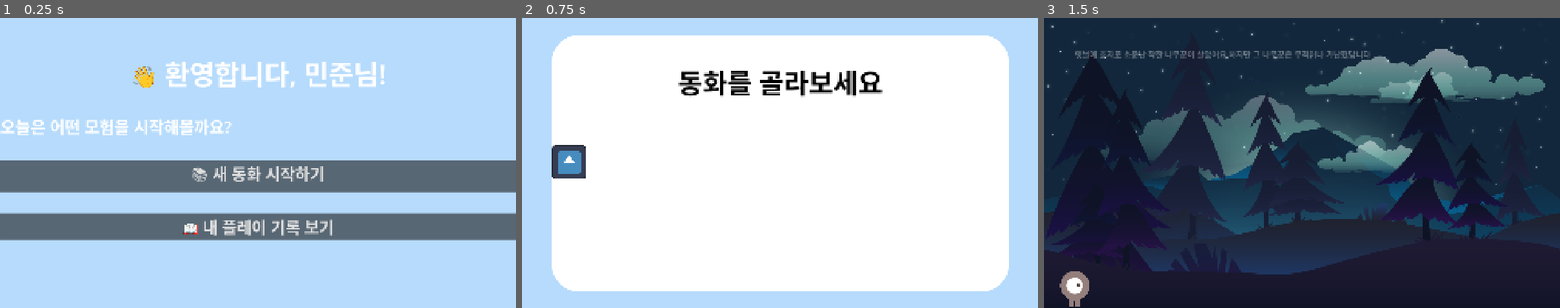
Above: before the commit, frames 1-3 (left to right).
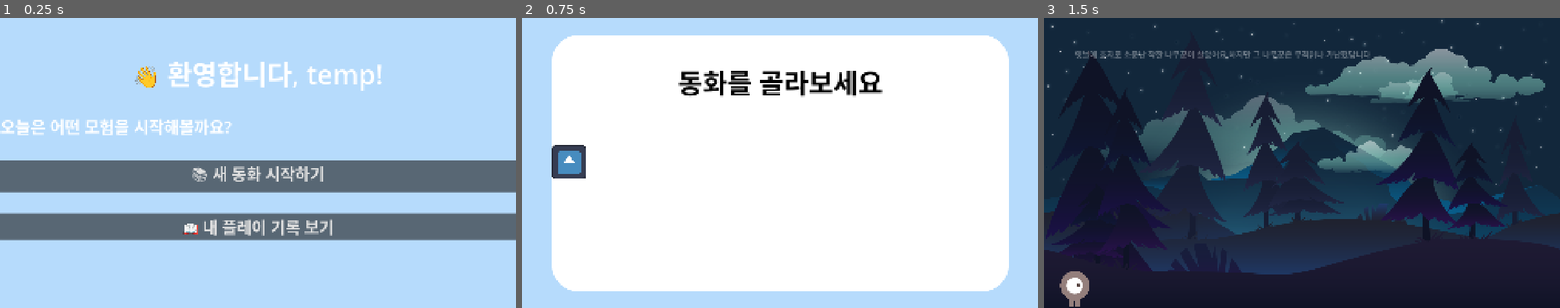
Above: after the commit, the same moments.

Repository: ParkSoeon/EyeTrackingReadingAssistance
Game: Godot game, scene res://scenes/main.tscn
Same seed, same stepped clock (60 frames per second), same inputs: the game is played once before the commit and once after it. This scene is started directly instead of the project's main scene. The engine's default icon, where the game draws it, is replaced by a stand-in: a white triangle on a blue panel in a dark square.
Inputs (mouse positions are in pixels of both pictures, inside the frame that each line leads up to):
- Up to frame 1 (0.25 s): no input
- Up to frame 2 (0.75 s): click "📚 새 동화 시작하기" at 0.5 s
- Up to frame 3 (1.5 s): click (1090, 163) at 1.25 s

The runs differ from the first frame. In frame 1, 1.9% of the frame differs, in the area x 25-75%, y 15-26%; in frame 2, nothing differs; in frame 3, nothing differs.

Commit message:
Feat: set user name

Diff:
--- a/demo/global/http.gd
+++ b/demo/global/http.gd
@@ -10,6 +10,7 @@
 	add_child(http_request)
 	http_request.request(url+"/users/token/", headers, HTTPClient.METHOD_POST, body)
 	http_request.request_completed.connect(_token_completed.bind(callback))
+	STATE.set_user(username)
 
 func _token_completed(result, response_code, headers, body, callback:Callable):
 	var response = JSON.parse_string(body.get_string_from_utf8())
--- a/demo/global/state.gd
+++ b/demo/global/state.gd
@@ -5,8 +5,15 @@
 var story= []
 var choices = {}
 var temp = [] # 선택 임시 보관 테스트 용도
+var user_name = "temp"
 var story_id =""
 var play_id = ""
+
+func set_user(user: String) -> void:
+	user_name = user
+
+func get_user() -> String:
+	return user_name
 
 func set_token(token: String) -> void:
 	access_token = token
--- a/demo/scenes/main.gd
+++ b/demo/scenes/main.gd
@@ -3,6 +3,10 @@
 @onready var greeting = $VBoxContainer/Greeting
 @onready var stroy_button = $VBoxContainer/StoryButton
 @onready var my_page_button = $VBoxContainer/Mypage
+
+func _ready() -> void:
+	var greeting = $VBoxContainer/Greeting
+	greeting.text += STATE.get_user() + "!"
 
 
 func _on_story_button_pressed() -> void:
--- a/demo/scenes/main.tscn
+++ b/demo/scenes/main.tscn
@@ -39,7 +39,7 @@
 [node name="Greeting" type="Label" parent="VBoxContainer"]
 layout_mode = 2
 theme_override_font_sizes/font_size = 101
-text = "👋 환영합니다, 민준님!"
+text = "👋 환영합니다, "
 horizontal_alignment = 1
 
 [node name="Label" type="Label" parent="VBoxContainer"]
Not shown: 1 places in demo/scenes/main.tscn that only renumber resources
